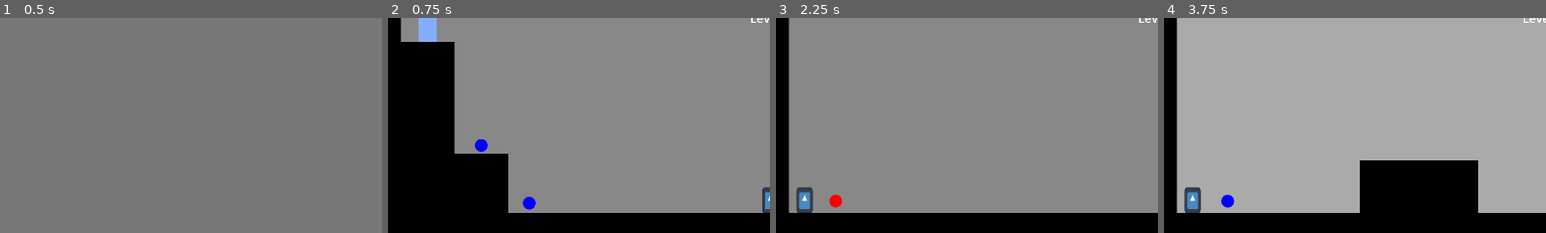
Above: before the commit, frames 1-4 (left to right).
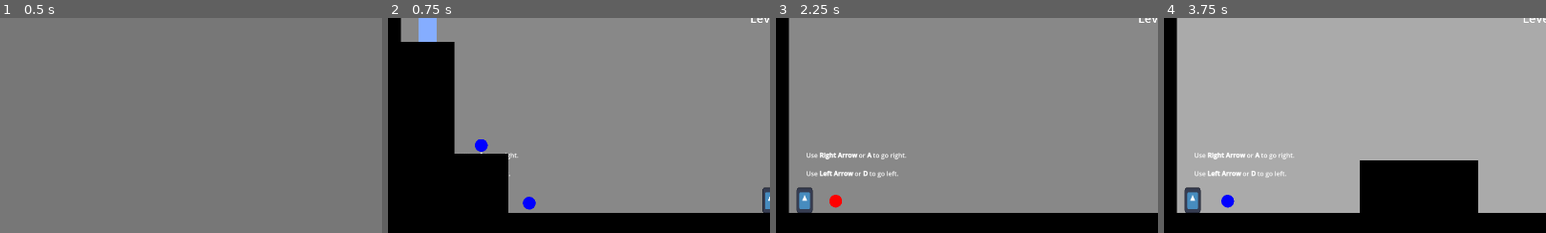
Above: after the commit, the same moments.

Repository: moaatt2/My-First-Game
Game: Godot game, scene res://scenes/level_select_screen.tscn
Same seed, same stepped clock (60 frames per second), same inputs: the game is played once before the commit and once after it. The engine's default icon, where the game draws it, is replaced by a stand-in: a white triangle on a blue panel in a dark square.
Inputs:
- Up to frame 1 (0.5 s): no input
- Up to frame 2 (0.75 s): click "6" at 0.5 s
- Up to frame 3 (2.25 s): click "Back" at 1.25 s; click "3" at 2 s
- Up to frame 4 (3.75 s): click "Back" at 2.75 s; click "10" at 3.5 s
The pictures show only the part of the screen within x 0-50%, y 50-100%; the shares and areas given below are measured in that part.

Frame 1 is identical in both runs. In frame 2, less than 0.1% of the frame differs, in the area x 24-34%, y 62-74%; in frame 3, 0.7%, in the area x 8-34%, y 62-75%; in frame 4, 0.6%.

Commit message:
Add control tutorial textbox.

Diff:
--- a/levels/level_01.tscn
+++ b/levels/level_01.tscn
@@ -29,6 +29,16 @@
 layout_mode = 2
 theme_override_font_sizes/font_size = 30
 text = "Level 1"
+
+[node name="RichTextLabel" type="RichTextLabel" parent="."]
+offset_left = 76.0
+offset_top = 873.0
+offset_right = 332.0
+offset_bottom = 950.0
+bbcode_enabled = true
+text = "Use [b]Right Arrow[/b] or [b]A[/b] to go right.
+
+Use [b]Left Arrow[/b] or [b]D[/b] to go left."
 
 [node name="BackButton" parent="." instance=ExtResource("1_vn7o3")]
 offset_left = 47.0
